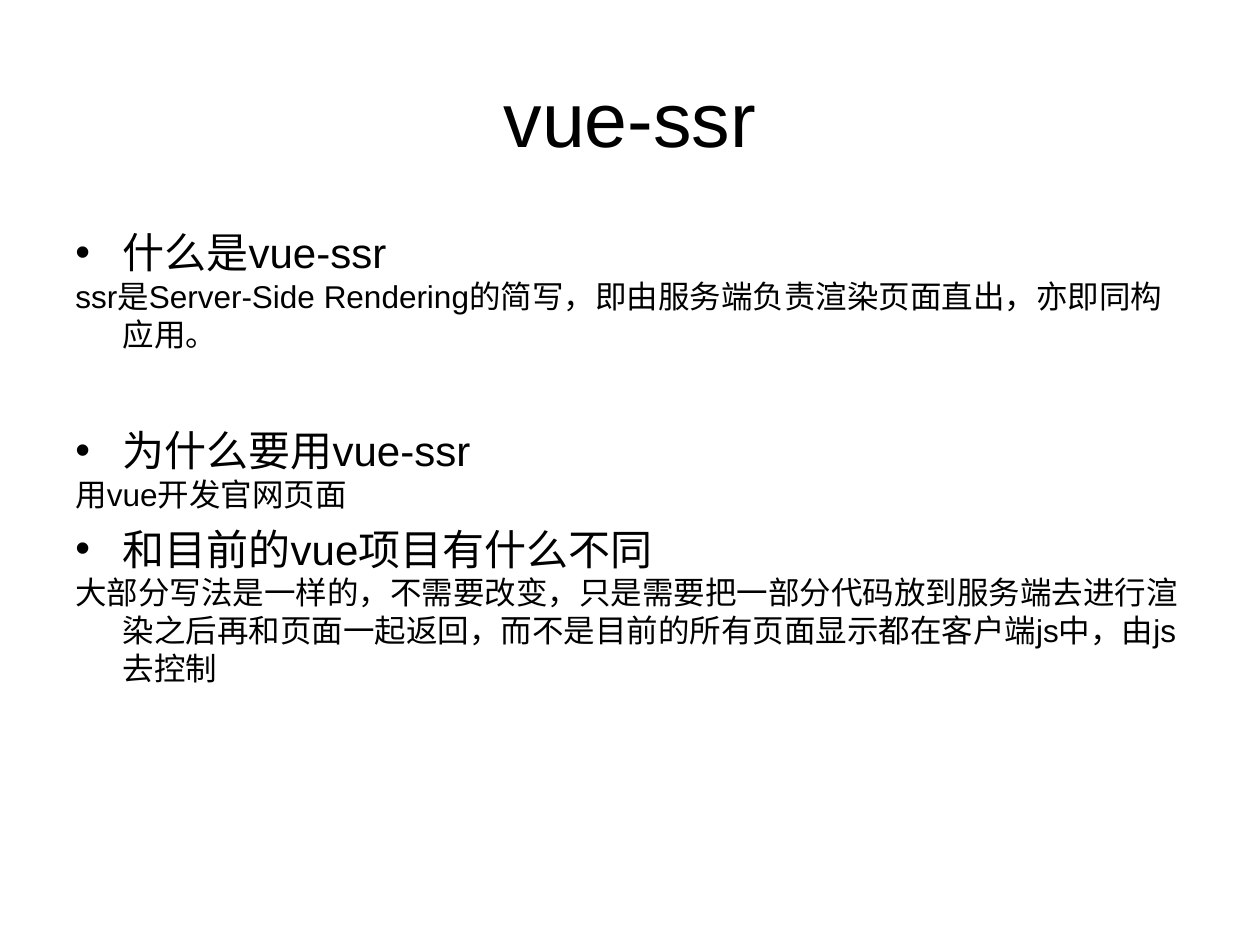
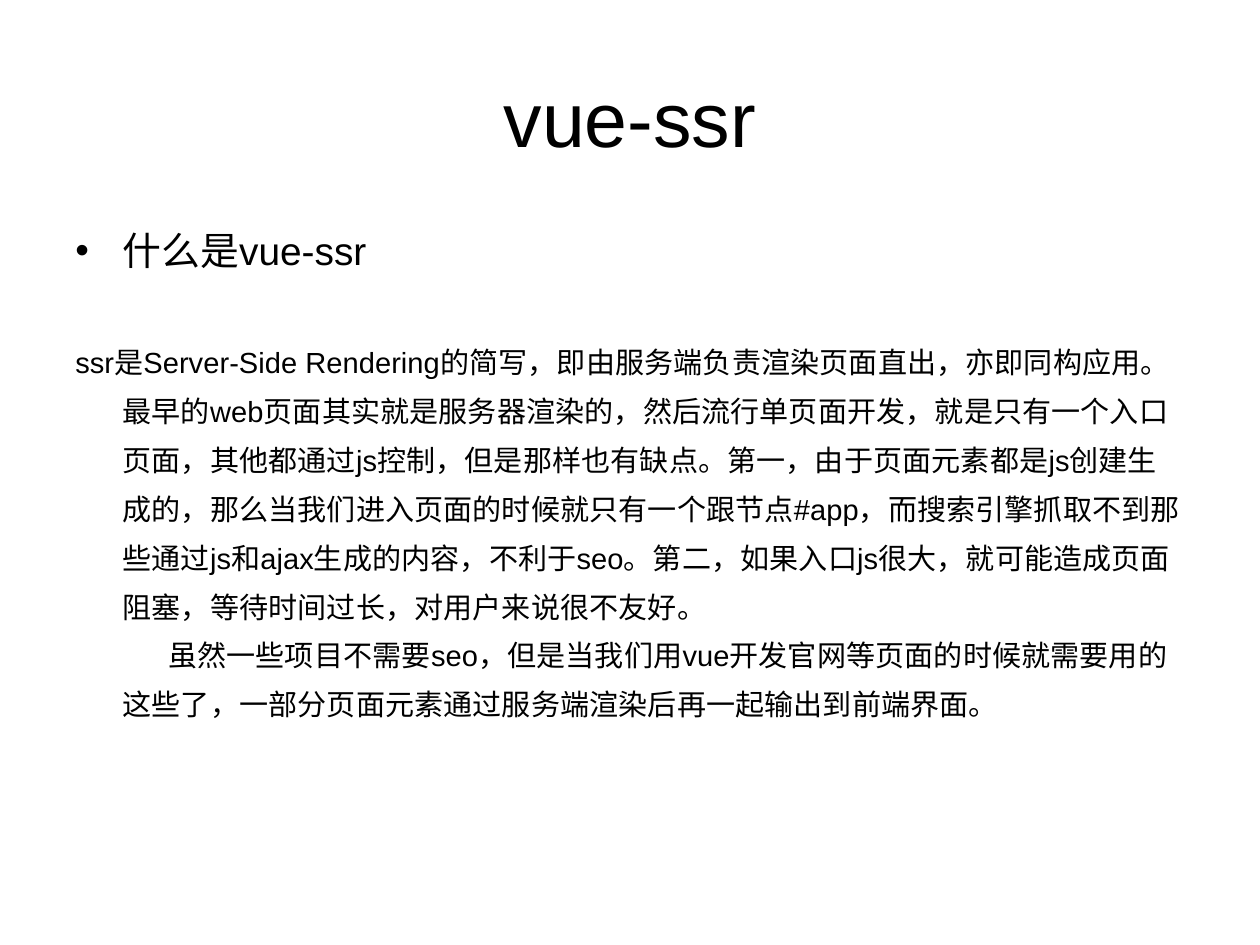
Before and after one commit to luoyang9621/vue-ssr-list, a slide deck: slide 1 of vue-ssr.ppt. Drawn at 1260x945 pixels with LibreOffice and Linux fonts; fonts in the diff are those of the drawing. Boxes give left, top, right and bottom in pixels: in the first picture for what was removed or moved away, otherwise in the second. Text is boxed around its words. In the diff, an @@ line names an element or a change of style, - is before the commit and + after.

```diff
--- a/vue-ssr.ppt
+++ b/vue-ssr.ppt
@@ text at <box>123,232,367,268</box>: size 24 to 22.2 pt in "什么是vue-ssr" @@
@@ text at <box>75,350,1180,718</box>: text changed; size 18 to 16.6 pt @@
-ssr是Server-Side Rendering的简写，即由服务端负责渲染页面直出，亦即同构应用。
-• 为什么要用vue-ssr
-用vue开发官网页面
-• 和目前的vue项目有什么不同
-大部分写法是一样的，不需要改变，只是需要把一部分代码放到服务端去进行渲染之后再和页面一起返回，而不是目前的所有页面显示都在客户端js中，由js去控制
+ssr是Server-Side Rendering的简写，即由服务端负责渲染页面直出，亦即同构应用。最早的web页面其实就是服务器渲染的，然后流行单页面开发，就是只有一个入口页面，其他都通过js控制，但是那样也有缺点。第一，由于页面元素都是js创建生成的，那么当我们进入页面的时候就只有一个跟节点#app，而搜索引擎抓取不到那些通过js和ajax生成的内容，不利于seo。第二，如果入口js很大，就可能造成页面阻塞，等待时间过长，对用户来说很不友好。
+虽然一些项目不需要seo，但是当我们用vue开发官网等页面的时候就需要用的这些了，一部分页面元素通过服务端渲染后再一起输出到前端界面。
```
Also in this commit, not shown: 15 slides added, 1 slide removed, 19 other files.
